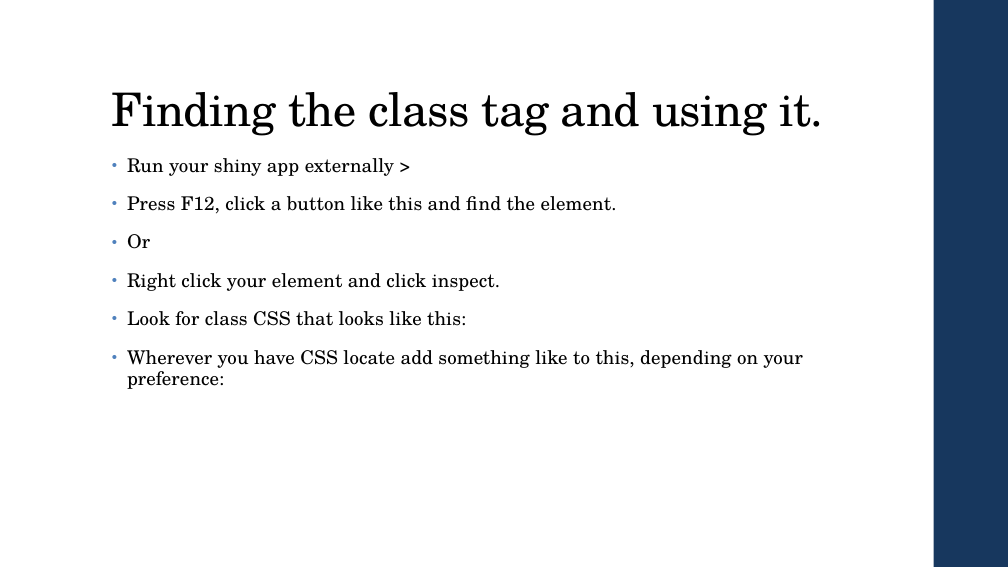
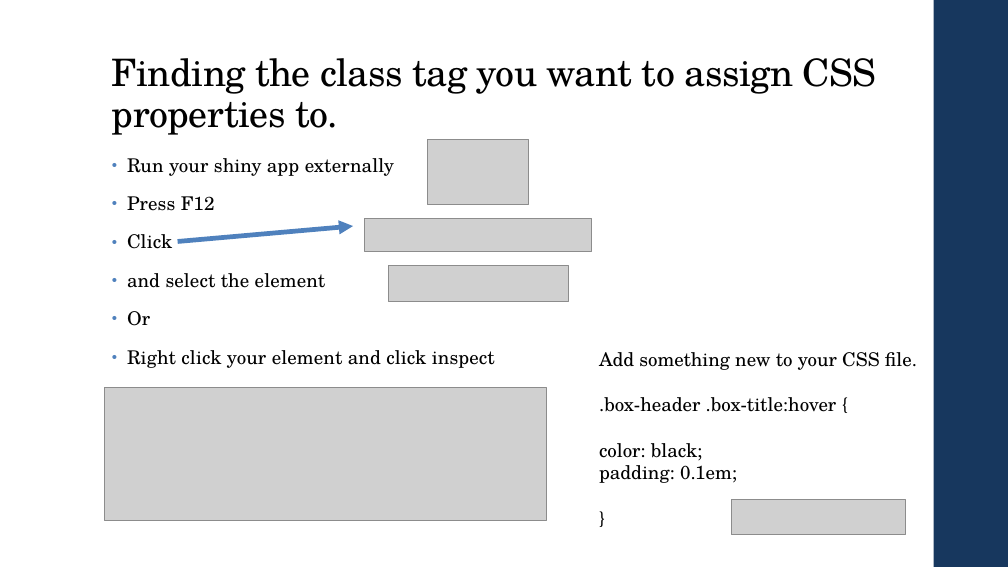
Before and after one commit to bmetenko/RShinyAppStore, a slide deck: slide 11 of Presentation/2019_08_15_RShinyPresentation.pptx (slide 10 before the commit). Drawn at 1008x567 pixels with LibreOffice and Linux fonts; fonts in the diff are those of the drawing; grey boxes stand for pictures. Boxes give left, top, right and bottom in pixels: in the first picture for what was removed or moved away, otherwise in the second. Text is boxed around its words. In the diff, an @@ line names an element or a change of style, - is before the commit and + after.

```diff
--- a/Presentation/2019_08_15_RShinyPresentation.pptx
+++ b/Presentation/2019_08_15_RShinyPresentation.pptx
@@ title at [112,58,877,135]: text changed; size 44 to 36 pt @@
-Finding the class tag and using it.
+Finding the class tag you want to assign CSS properties to.
@@ picture added at [427,139,529,204] @@
@@ text at [127,158,394,288]: text changed @@
-• Run your shiny app externally >
-• Press F12, click a button like this and find the element.
+• Run your shiny app externally
+• Press F12
+• Click
+• and select the element
@@ arrow added from (178, 241) to (353, 226), #4F81BD 4.5 pt @@
@@ picture added at [365,219,592,252] @@
@@ picture added at [389,265,569,302] @@
@@ text at [127,350,495,368]: text changed @@
-• Right click your element and click inspect.
-• Look for class CSS that looks like this:
-• Wherever you have CSS locate add something like to this, depending on your preference:
+• Right click your element and click inspect
@@ text added at [599,352,917,483], 18 pt, text #000000 @@
+Add something new to your CSS file.
+.box-header .box-title:hover {
+color: black;
+padding: 0.1em;
+}
@@ picture added at [104,388,546,521] @@
@@ picture added at [731,500,906,535] @@
```
Also in this commit, not shown: 9 other slides changed, 8 slides added, 1 slide removed.
